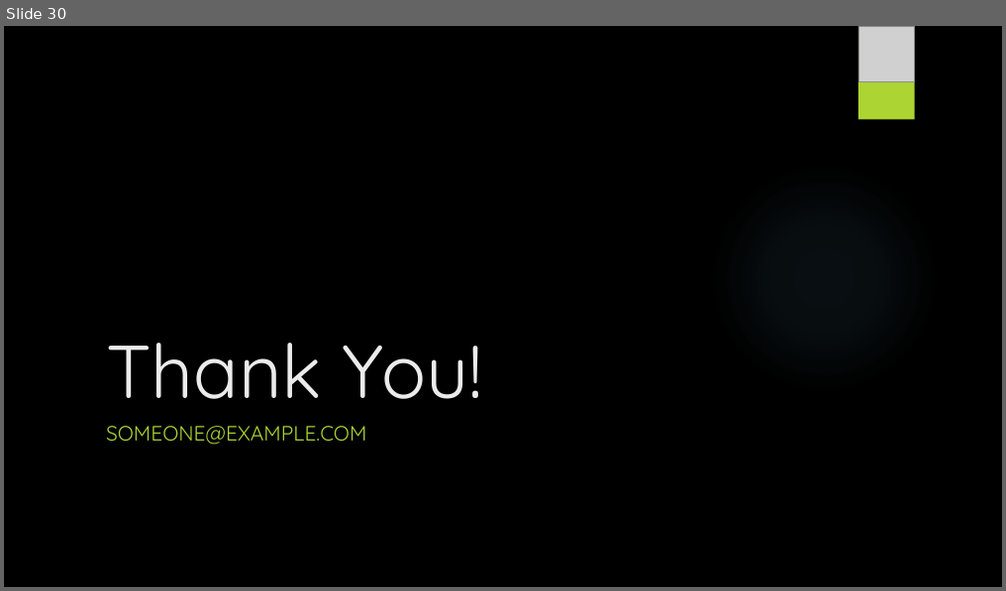
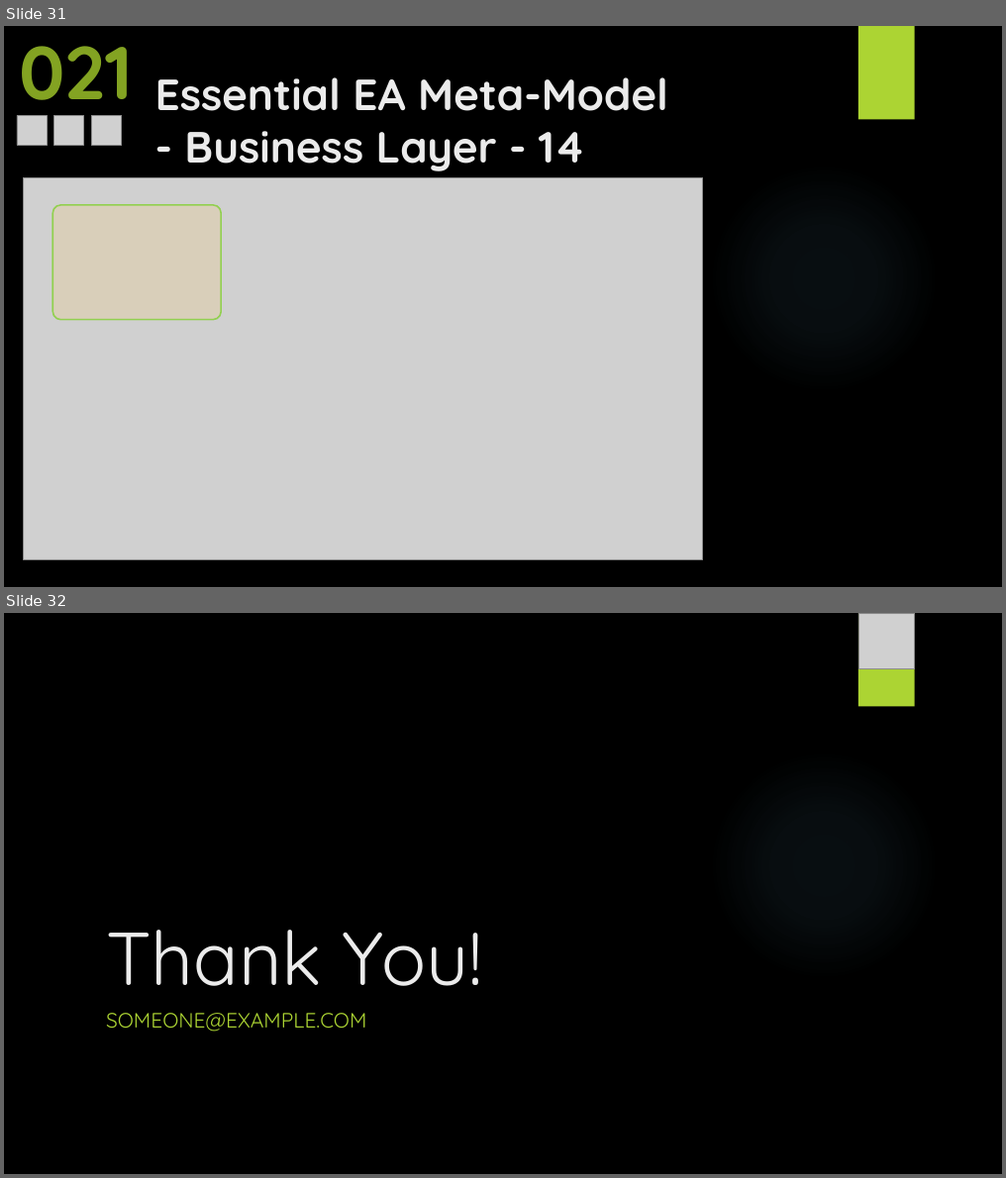
Before and after one commit to yasenstar/EA_MetaModel, a slide deck: Master_EAS_Meta-Model.pptx. Shown one above the other, each under a label of ours: slide 30 before the commit, slides 31 and 32 after it. The pictures are 1006x591 and 1006x1178 pixels, drawn with LibreOffice and Linux fonts; fonts in the diff are those of the drawing; grey boxes stand for pictures; background and template pictures are left out. Boxes give left, top, right and bottom in pixels: in the first picture for what was removed or moved away, otherwise in the second. Text is boxed around its words. In the diff, an @@ line names an element or a change of style, - is before the commit and + after.

```diff
--- a/Master_EAS_Meta-Model.pptx
+++ b/Master_EAS_Meta-Model.pptx
@@ slide 31 added at <box>4,26,1002,587</box>, background picture (left out); not listed: 1 template element that a slide beside it also shows @@
@@ text added at <box>19,46,132,119</box>, 72 pt, text #83A322, bold @@
+021
@@ rectangle added at <box>858,26,915,120</box>, fill #ACD433 @@
@@ title added at <box>155,77,668,172</box>, 42 pt, text #EBEBEB, bold @@
+Essential EA Meta-Model
+- Business Layer - 14
@@ picture added at <box>17,116,47,146</box> @@
@@ picture added at <box>54,116,84,146</box> @@
@@ picture added at <box>91,116,122,146</box> @@
@@ picture added at <box>24,178,703,561</box> @@
@@ rounded rectangle added at <box>53,205,221,319</box>, fill #FFCC66 at 20% opacity, outline #92D050 1.5 pt @@
@@ what was slide 30 is now slide 32 @@
```
Also in this commit, not shown: 1 slide changed, 1 other slide added, 30 other files.
